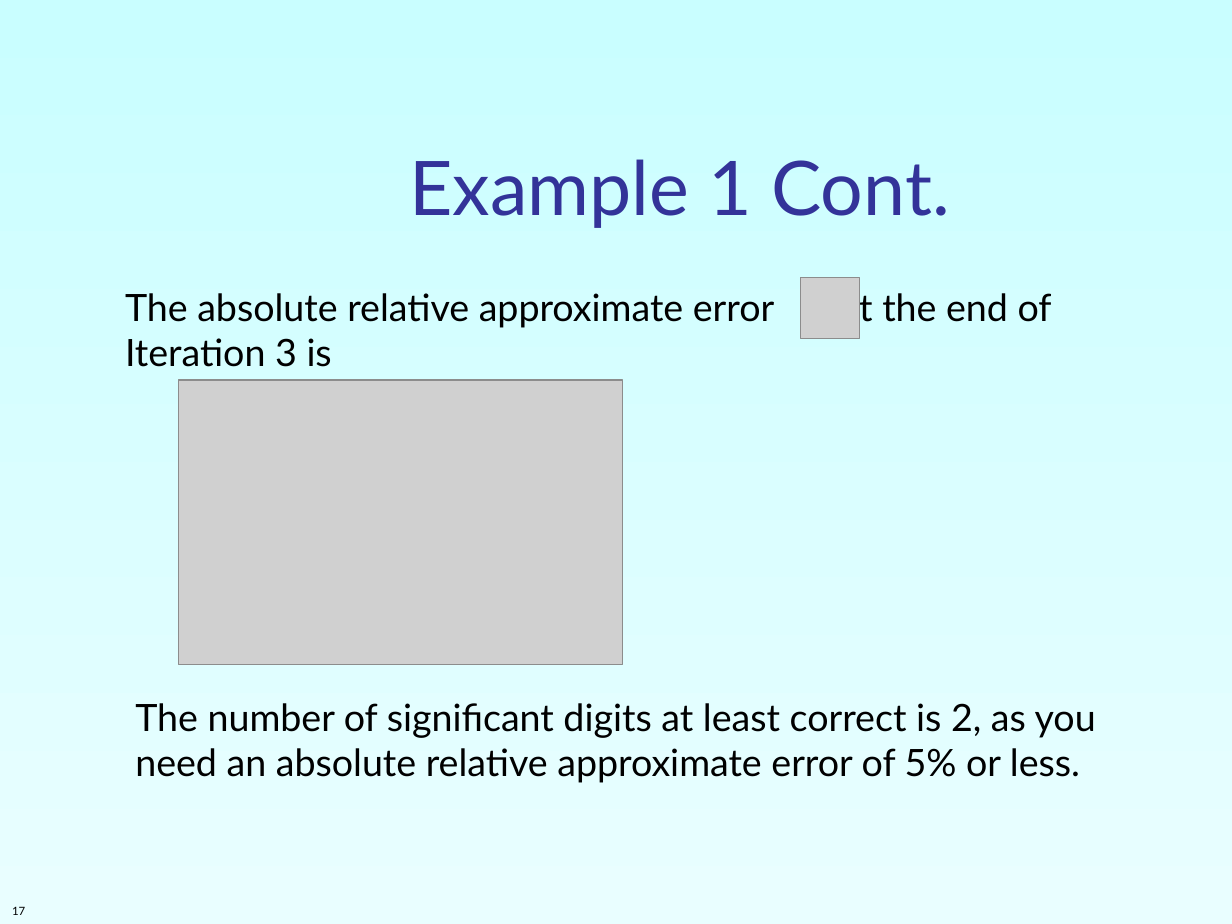
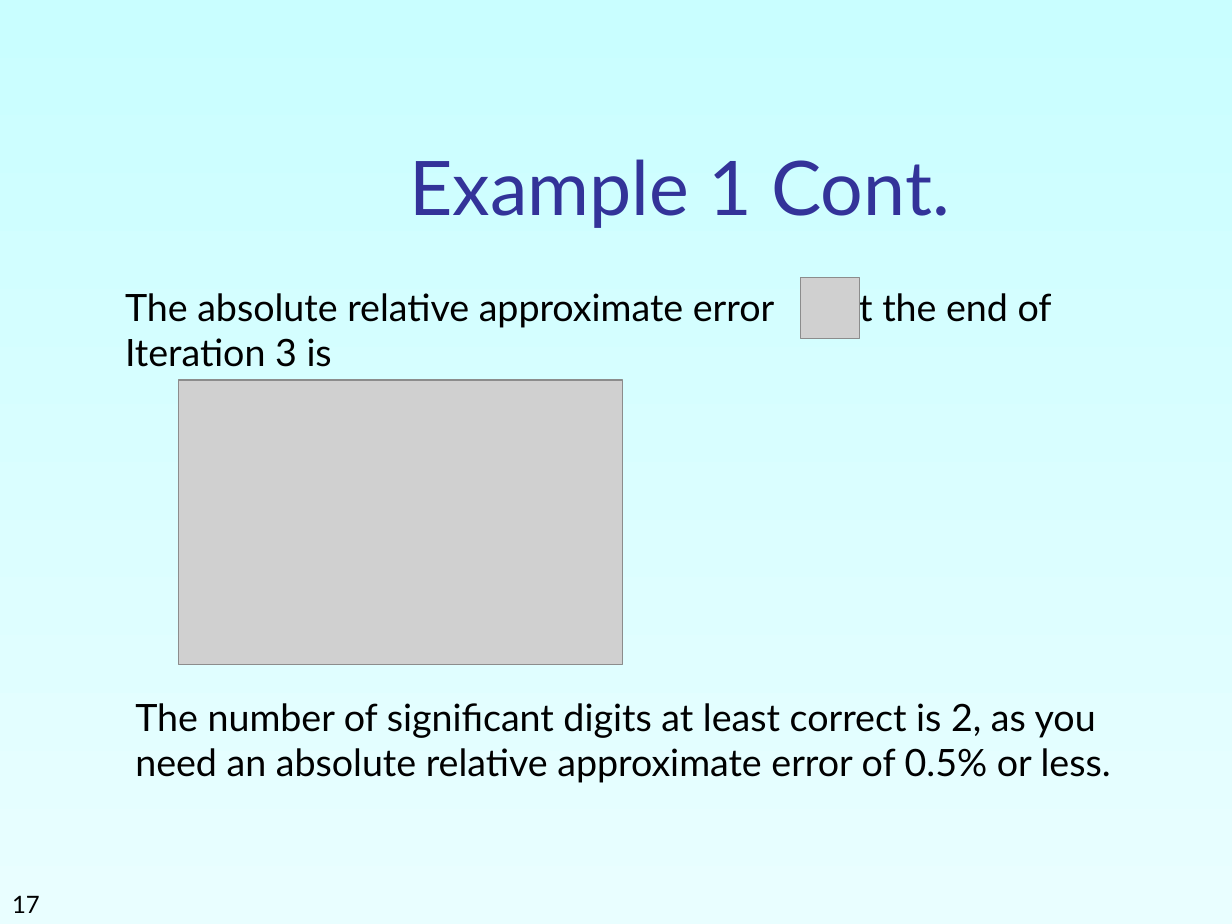
Before and after one commit to RashikRahman/3.2_Notes_AllSub, a slide deck: slide 17 of CSE_313_Numerical Methods/slides/Week_3-4_Nonlinear Equations/3_Secant Method.ppt. Drawn at 1232x924 pixels with LibreOffice and Linux fonts; fonts in the diff are those of the drawing; grey boxes stand for pictures. Boxes give left, top, right and bottom in pixels: in the first picture for what was removed or moved away, otherwise in the second. Text is boxed around its words. In the diff, an @@ line names an element or a change of style, - is before the commit and + after.

```diff
--- a/CSE_313_Numerical Methods/slides/Week_3-4_Nonlinear Equations/3_Secant Method.ppt
+++ b/CSE_313_Numerical Methods/slides/Week_3-4_Nonlinear Equations/3_Secant Method.ppt
@@ text at [135, 703, 1111, 783]: text changed @@
-The number of significant digits at least correct is 2, as you need an absolute relative approximate error of 5% or less.
+The number of significant digits at least correct is 2, as you need an absolute relative approximate error of 0.5% or less.
@@ page number at [12, 895, 40, 913]: size 6.7 to 14 pt @@
```
Also in this commit, not shown: 1 other slide changed, 16 other files.
